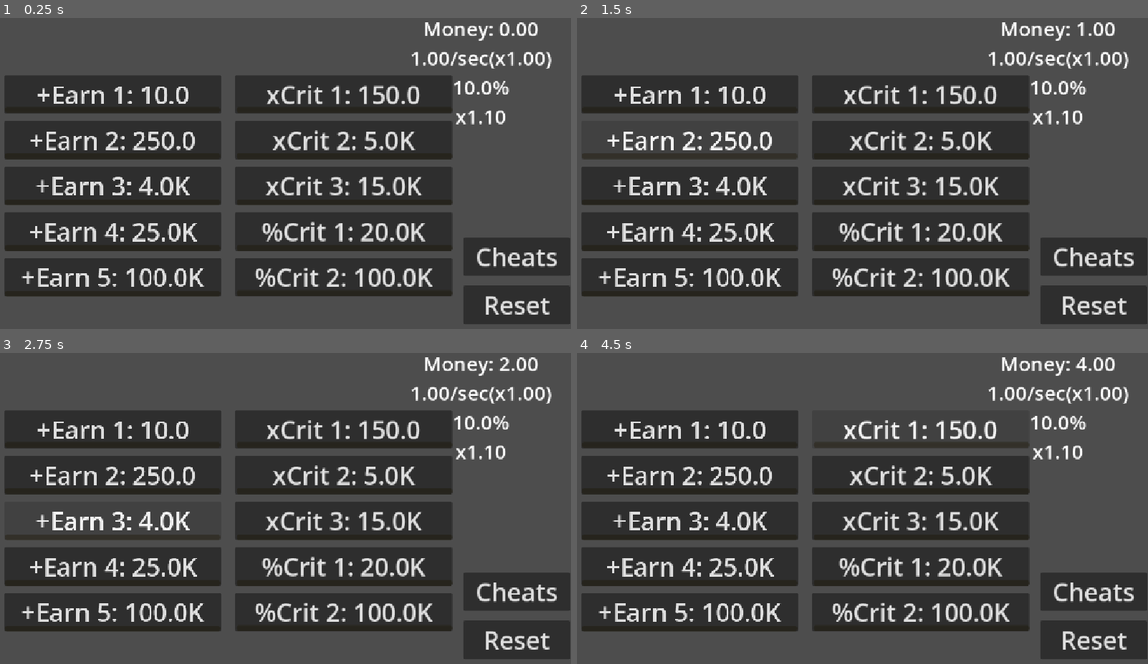
Above: before the commit, frames 1-4 (two rows, left to right).
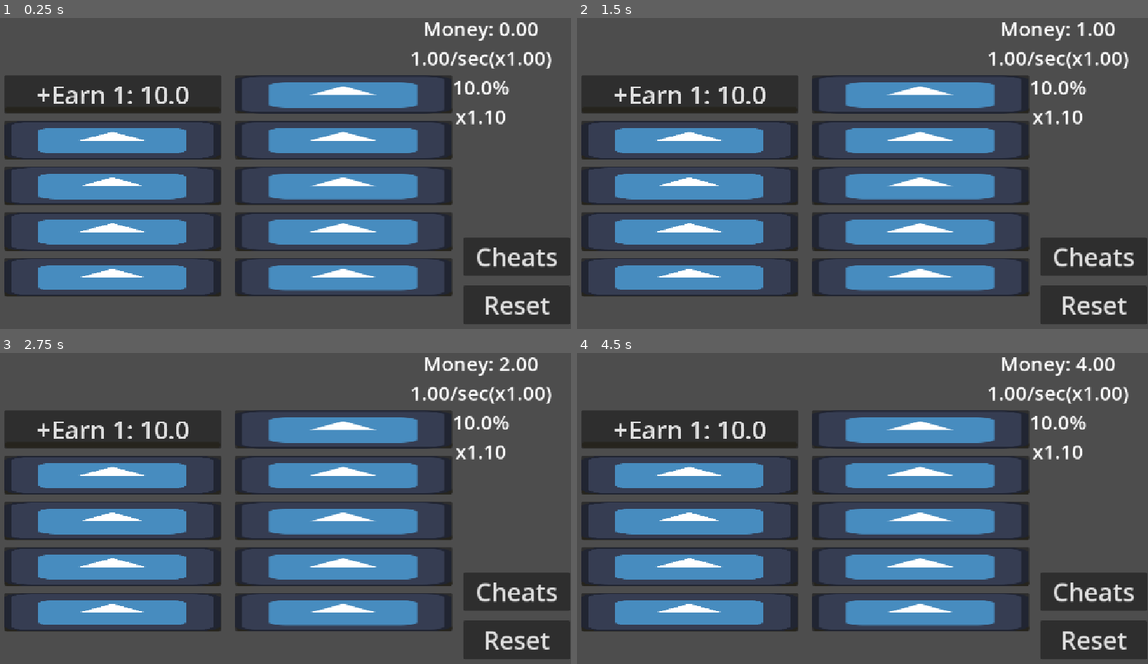
Above: after the commit, the same moments.

Repository: artemagant/Incremental
Game: Godot game, scene res://Scenes/Gameplay/Main Upgrade Screen/main_upgrades_screen.tscn
Same seed, same stepped clock (60 frames per second), same inputs: the game is played once before the commit and once after it. The engine's default icon, where the game draws it, is replaced by a stand-in: a white triangle on a blue panel in a dark square.
Inputs:
- Up to frame 1 (0.25 s): no input
- Up to frame 2 (1.5 s): click "+Earn 1: 10.0" at 0.5 s; click "+Earn 2: 250.0" at 1.25 s
- Up to frame 3 (2.75 s): click "+Earn 3: 4.0K" at 2 s
- Up to frame 4 (4.5 s): click "+Earn 4: 25.0K" at 2.75 s; click "+Earn 5: 100.0K" at 3.5 s; click "xCrit 1: 150.0" at 4.25 s

The runs differ from the first frame. In frame 1, 36% of the frame differs, in the area x 2-78%, y 19-89%; in frame 2, 35%; in frame 3, 35%; in frame 4, 35%.

Commit message:
Add lock on upgrades, if u dont have enouth money

Diff:
--- a/incremental/Data.gd
+++ b/incremental/Data.gd
@@ -1,7 +1,13 @@
 extends Node
+
+const RED = Color(0xFF0000FF)
+const ORANGE = Color(0xFF8000FF)
+const GREEN = Color(0x00FF00FF)
+const WHITE = Color(0xFFFFFFFF)
 
 var game_data := {
 	"balance": 0,
+	"total_balance": 0,
 
 	"+Earn_1": 0,
 	"+Earn_2": 0,
@@ -15,11 +21,7 @@
 
 	"%Crit_1": 0,
 	"%Crit_2": 0,
-
-	"unlocked": unlocked
 }
-
-var unlocked := {}
 
 var duplicate_game_data := game_data.duplicate(true)
 
@@ -64,4 +66,5 @@
 
 func reset_data():
 	game_data = duplicate_game_data
+	duplicate_game_data = game_data.duplicate(true)
 	save_data()
--- a/incremental/Scenes/Gameplay/Main Upgrade Screen/main_upgrades_screen.gd
+++ b/incremental/Scenes/Gameplay/Main Upgrade Screen/main_upgrades_screen.gd
@@ -3,22 +3,24 @@
 
 #!TODO: Lock on upgrades, that costs too much
 #!!TODO: Prestige system
-#?⁰TODO: Prestige upgrades
+#?TODO: Prestige upgrades
 
 func print_game_data(): # Printing important data
+	if not Data.game_data:
+		Data.reset_data()
 	print(JSON.stringify(Data.game_data, "\t", false, true), crit_chance)
 var password
 func cheats_password(pas: String):
 	password = pas
 func cheats(toggled: bool): # Increase earn for debugging
-	if password != "llrrllrr":
+	if password != null:
 		return
 	if toggled:
 		timer_between_earning.wait_time = 0.1
-		earn_mult += 50
+		#earn_mult += 50
 	else:
 		timer_between_earning.wait_time = starting_time_between_earning
-		earn_mult -= 50
+		#earn_mult -= 50
 	update_data()
 	update_counters()
 
@@ -104,12 +106,14 @@
 			upgrade.reset()
 			upgrade.text = "%s %s: %s" %[upgrade.button_label, upgrade.number, money_format(upgrade.cost)]
 	update_data()
-	update_counters()
+	check_for_unlock()
 	timer_between_earning.start()
 func _ready() -> void:
 	#Data.reset_data()
 	print_game_data()
 	Data.load_data()
+	if not Data.game_data["balance"]:
+		Data.game_data["balance"] = 0
 	balance = Data.game_data.balance
 	_setup()
 	update_counters()
@@ -127,6 +131,7 @@
 	setup_earn = setup_upgrades($Wrap/Upgrades_Earn, buy_upgrade, setup_earn)
 	setup_crit = setup_upgrades($Wrap/Upgrades_Crit, buy_upgrade, setup_crit)
 	setup_crit_chance = setup_upgrades($Wrap/Upgrades_Crit_Chance, buy_upgrade, setup_crit_chance)
+	check_for_unlock()
 func setup_upgrades(wrapper: Node, function: Callable, setuped: bool): # Setup upgrades
 	if setuped:
 		for upgrade in wrapper.get_children():
@@ -151,6 +156,8 @@
 func load_upgrade(upgrade: Upgrades_Class) -> void: # Load upgrade from data
 	# Go through every levels and apply the effect of buying
 	var key: = upgrade.get_key(upgrade)
+	if not Data.game_data[key]:
+		Data.game_data[key] = 0
 	for level in Data.game_data[key]:
 		upgrade.apply_buy(self)
 		upgrade.level += 1
@@ -197,12 +204,26 @@
 	update_crit_mult()
 	update_earn_per_second()
 
+func check_for_unlock():
+	if not Data.game_data["total_balance"]:
+		Data.game_data["total_balance"] = 0
+	for wrapper in $Wrap.get_children():
+		for upgrade in wrapper.get_children():
+			upgrade.lock_icon.visible = false if Data.game_data.total_balance>=upgrade.unlock_cost else true
+
 func add_money() -> void: # Add money to balance
+	if not Data.game_data["total_balance"]:
+		Data.game_data["total_balance"] = 0
 	if is_crit(crit_chance): # Check for crit
 		balance += earn_per_second * crit_mult * earn_mult
+		Data.game_data.total_balance += earn_per_second * earn_mult
 		highlight_effect(crit_chance_label, Color(1.0, 0.0, 0.255, 1.0), Color(1.0, 1.0, 1.0, 1.0))
 	else:
 		balance += earn_per_second * earn_mult
+		Data.game_data.total_balance += earn_per_second * earn_mult
+	check_for_unlock()
+	if not Data.game_data["balance"]:
+		Data.game_data["balance"] = 0
 	Data.game_data.balance = balance
 	button_sfx(earn_sound, 0.30, 0.65)
 	update_counters()
@@ -230,6 +251,8 @@
 	return str(num).rstrip("0").rstrip(".")
 
 func upgrades_cost(upgrade: Upgrades_Class) -> void: # Minus money from balance, then buying an upgrade
+	if not Data.game_data["balance"]:
+		Data.game_data["balance"] = 0
 	balance -= upgrade.cost # Minus
 	Data.game_data.balance = balance # Update data
 	upgrade.level += 1 # Add level to the upgrade
@@ -237,6 +260,8 @@
 	upgrade.text = "%s %s: %s" %[upgrade.button_label, upgrade.number, money_format(upgrade.cost)] # Change text
 	upgrade.level_count_slider.value += 1
 	var key: = "%s_%s" %[upgrade.button_label, upgrade.number] # Get key
+	if not Data.game_data[key]:
+		Data.game_data[key] = 0
 	Data.game_data[key] = upgrade.level # Update data
 	update_counters() # Update Counters
 	Data.save_data()
--- a/incremental/Scenes/Gameplay/Main Upgrade Screen/main_upgrades_screen.tscn
+++ b/incremental/Scenes/Gameplay/Main Upgrade Screen/main_upgrades_screen.tscn
@@ -3,6 +3,7 @@
 [ext_resource type="Script" uid="uid://obquawutrjnb" path="res://Scenes/Gameplay/Main Upgrade Screen/main_upgrades_screen.gd" id="1_qiblr"]
 [ext_resource type="PackedScene" uid="uid://c5g5hfs2byfy6" path="res://Scenes/Upgrades Classes/Earn/upgrade_earn_class.tscn" id="2_fgo2i"]
 [ext_resource type="Script" uid="uid://d4n32f1itqr7s" path="res://Scenes/Upgrades Classes/Crit/upgrade_crit_class.gd" id="3_q5fsn"]
+[ext_resource type="Texture2D" uid="uid://ovlww66doff2" path="res://icon.svg" id="3_ye4yg"]
 [ext_resource type="PackedScene" uid="uid://cicgswq2apopp" path="res://Scenes/Upgrades Classes/Crit Chance/upgrade_crit_chance_class.tscn" id="4_tg0j2"]
 [ext_resource type="AudioStream" uid="uid://i0vegtw5wynm" path="res://SFX/Buttons_1Part_Menu.wav" id="5_ekqlg"]
 [ext_resource type="AudioStream" uid="uid://beg6l825wfcyo" path="res://SFX/Buttons_2Part_Menu.wav.wav" id="6_o4eol"]
@@ -25,13 +26,12 @@
 [sub_resource type="LabelSettings" id="LabelSettings_qw60k"]
 font_size = 40
 
-[node name="Main_Upgrades_Screen" type="Node2D" unique_id=1359911912 node_paths=PackedStringArray("money_counter_label", "earn_per_second_label", "crit_chance_label", "crit_mult_label", "earn_mult_label", "click_sound", "clack_sound", "earn_sound", "timer_between_earning")]
+[node name="Main_Upgrades_Screen" type="Node2D" unique_id=1359911912 node_paths=PackedStringArray("money_counter_label", "earn_per_second_label", "crit_chance_label", "crit_mult_label", "click_sound", "clack_sound", "earn_sound", "timer_between_earning")]
 script = ExtResource("1_qiblr")
 money_counter_label = NodePath("Center/Stats/Label_Money_Counter")
 earn_per_second_label = NodePath("Center/Stats/Label_Earn_Per_Second")
 crit_chance_label = NodePath("Center/Stats/Crit_Info_Chance")
 crit_mult_label = NodePath("Center/Stats/Crit_Info_Mult")
-earn_mult_label = NodePath("")
 click_sound = NodePath("SFX/Click")
 clack_sound = NodePath("SFX/Clack")
 earn_sound = NodePath("SFX/Earn")
@@ -54,7 +54,7 @@
 theme_override_constants/separation = 15
 metadata/_edit_use_anchors_ = true
 
-[node name="Button_Upgrade_1" parent="Wrap/Upgrades_Earn" unique_id=1702155469 node_paths=PackedStringArray("level_count_slider") instance=ExtResource("2_fgo2i")]
+[node name="Button_Upgrade_1" parent="Wrap/Upgrades_Earn" unique_id=1702155469 node_paths=PackedStringArray("level_count_slider", "lock_icon") instance=ExtResource("2_fgo2i")]
 texture_filter = 1
 layout_mode = 2
 size_flags_vertical = 3
@@ -66,6 +66,7 @@
 cost_mult = 1.1
 number = 1
 level_count_slider = NodePath("Level_Count")
+lock_icon = NodePath("Lock")
 
 [node name="Level_Count" type="HSlider" parent="Wrap/Upgrades_Earn/Button_Upgrade_1" unique_id=2102781168]
 modulate = Color(1, 0.7647059, 0, 0.60784316)
@@ -85,18 +86,26 @@
 scrollable = false
 ticks_position = 3
 
-[node name="Button_Upgrade_2" parent="Wrap/Upgrades_Earn" unique_id=502105022 node_paths=PackedStringArray("level_count_slider") instance=ExtResource("2_fgo2i")]
+[node name="Lock" type="TextureRect" parent="Wrap/Upgrades_Earn/Button_Upgrade_1" unique_id=1849630000]
+z_index = 1
+layout_mode = 0
+scale = Vector2(3.390625, 0.6015625)
+mouse_filter = 0
+texture = ExtResource("3_ye4yg")
+
+[node name="Button_Upgrade_2" parent="Wrap/Upgrades_Earn" unique_id=502105022 node_paths=PackedStringArray("level_count_slider", "lock_icon") instance=ExtResource("2_fgo2i")]
 texture_filter = 1
 layout_mode = 2
 size_flags_vertical = 3
 theme_override_font_sizes/font_size = 50
 text = "Upgrade_n: 999"
-earn = 15
+earn = 20
 max_level = 65
 cost = 250.0
 cost_mult = 1.1
 number = 2
 level_count_slider = NodePath("Level_Count")
+lock_icon = NodePath("Lock")
 
 [node name="Level_Count" type="HSlider" parent="Wrap/Upgrades_Earn/Button_Upgrade_2" unique_id=1725269208]
 modulate = Color(1, 0.7647059, 0, 0.60784316)
@@ -116,18 +125,26 @@
 scrollable = false
 ticks_position = 3
 
-[node name="Button_Upgrade_3" parent="Wrap/Upgrades_Earn" unique_id=1492891381 node_paths=PackedStringArray("level_count_slider") instance=ExtResource("2_fgo2i")]
+[node name="Lock" type="TextureRect" parent="Wrap/Upgrades_Earn/Button_Upgrade_2" unique_id=1839088486]
+z_index = 1
+layout_mode = 0
+scale = Vector2(3.390625, 0.6015625)
+mouse_filter = 0
+texture = ExtResource("3_ye4yg")
+
+[node name="Button_Upgrade_3" parent="Wrap/Upgrades_Earn" unique_id=1492891381 node_paths=PackedStringArray("level_count_slider", "lock_icon") instance=ExtResource("2_fgo2i")]
 texture_filter = 1
 layout_mode = 2
 size_flags_vertical = 3
 theme_override_font_sizes/font_size = 50
 text = "Upgrade_n: 999"
-earn = 200
+earn = 250
 max_level = 45
 cost = 4000.0
 cost_mult = 1.1
 number = 3
 level_count_slider = NodePath("Level_Count")
+lock_icon = NodePath("Lock")
 
 [node name="Level_Count" type="HSlider" parent="Wrap/Upgrades_Earn/Button_Upgrade_3" unique_id=1245936641]
 modulate = Color(1, 0.7647059, 0, 0.60784316)
@@ -147,18 +164,26 @@
 scrollable = false
 ticks_position = 3
 
-[node name="Button_Upgrade_4" parent="Wrap/Upgrades_Earn" unique_id=976049518 node_paths=PackedStringArray("level_count_slider") instance=ExtResource("2_fgo2i")]
+[node name="Lock" type="TextureRect" parent="Wrap/Upgrades_Earn/Button_Upgrade_3" unique_id=1996387547]
+z_index = 1
+layout_mode = 0
+scale = Vector2(3.390625, 0.6015625)
+mouse_filter = 0
+texture = ExtResource("3_ye4yg")
+
+[node name="Button_Upgrade_4" parent="Wrap/Upgrades_Earn" unique_id=976049518 node_paths=PackedStringArray("level_count_slider", "lock_icon") instance=ExtResource("2_fgo2i")]
 texture_filter = 1
 layout_mode = 2
 size_flags_vertical = 3
 theme_override_font_sizes/font_size = 50
 text = "Upgrade_n: 999"
-earn = 350
+earn = 500
 max_level = 20
 cost = 25000.0
 cost_mult = 1.3
 number = 4
 level_count_slider = NodePath("Level_Count")
+lock_icon = NodePath("Lock")
 
 [node name="Level_Count" type="HSlider" parent="Wrap/Upgrades_Earn/Button_Upgrade_4" unique_id=1319458700]
 modulate = Color(1, 0.7647059, 0, 0.60784316)
@@ -179,18 +204,26 @@
 tick_count = 1
 ticks_position = 3
 
-[node name="Button_Upgrade_5" parent="Wrap/Upgrades_Earn" unique_id=225392917 node_paths=PackedStringArray("level_count_slider") instance=ExtResource("2_fgo2i")]
+[node name="Lock" type="TextureRect" parent="Wrap/Upgrades_Earn/Button_Upgrade_4" unique_id=1202354015]
+z_index = 1
+layout_mode = 0
+scale = Vector2(3.390625, 0.6015625)
+mouse_filter = 0
+texture = ExtResource("3_ye4yg")
+
+[node name="Button_Upgrade_5" parent="Wrap/Upgrades_Earn" unique_id=225392917 node_paths=PackedStringArray("level_count_slider", "lock_icon") instance=ExtResource("2_fgo2i")]
 texture_filter = 1
 layout_mode = 2
 size_flags_vertical = 3
 theme_override_font_sizes/font_size = 50
 text = "Upgrade_n: 999"
-earn = 1000
+earn = 1500
 max_level = 12
 cost = 100000.0
 cost_mult = 1.4
 number = 5
 level_count_slider = NodePath("Level_Count")
+lock_icon = NodePath("Lock")
 
 [node name="Level_Count" type="HSlider" parent="Wrap/Upgrades_Earn/Button_Upgrade_5" unique_id=1983107165]
 modulate = Color(1, 0.7647059, 0, 0.60784316)
@@ -209,6 +242,13 @@
 editable = false
 scrollable = false
 ticks_position = 3
+
+[node name="Lock" type="TextureRect" parent="Wrap/Upgrades_Earn/Button_Upgrade_5" unique_id=1008711750]
+z_index = 1
+layout_mode = 0
+scale = Vector2(3.390625, 0.6015625)
+mouse_filter = 0
+texture = ExtResource("3_ye4yg")
 
 [node name="Upgrades_Crit" type="VBoxContainer" parent="Wrap" unique_id=1686305966]
 offset_left = 477.0
@@ -217,19 +257,19 @@
 offset_bottom = 388.0
 theme_override_constants/separation = 15
 metadata/_edit_group_ = true
-metadata/_edit_use_anchors_ = true
-
-[node name="Button_Crit_Upgrade_1" type="Button" parent="Wrap/Upgrades_Crit" unique_id=1432225044 node_paths=PackedStringArray("level_count_slider")]
+
+[node name="Button_Crit_Upgrade_1" type="Button" parent="Wrap/Upgrades_Crit" unique_id=1432225044 node_paths=PackedStringArray("level_count_slider", "lock_icon")]
 layout_mode = 2
 theme_override_font_sizes/font_size = 50
 text = "xCrit_n: 999"
 script = ExtResource("3_q5fsn")
-crit_mult_plus = 0.05
+crit_mult_plus = 0.1
 max_level = 10
 cost = 150.0
 cost_mult = 2.5
 number = 1
 level_count_slider = NodePath("Level_Count")
+lock_icon = NodePath("Lock1")
 metadata/_custom_type_script = "uid://d4n32f1itqr7s"
 
 [node name="Level_Count" type="HSlider" parent="Wrap/Upgrades_Crit/Button_Crit_Upgrade_1" unique_id=1989134588]
@@ -251,17 +291,25 @@
 scrollable = false
 ticks_position = 3
 
-[node name="Button_Crit_Upgrade_2" type="Button" parent="Wrap/Upgrades_Crit" unique_id=1614711276 node_paths=PackedStringArray("level_count_slider")]
+[node name="Lock1" type="TextureRect" parent="Wrap/Upgrades_Crit/Button_Crit_Upgrade_1" unique_id=1488894974]
+z_index = 1
+layout_mode = 0
+scale = Vector2(3.390625, 0.6015625)
+mouse_filter = 0
+texture = ExtResource("3_ye4yg")
+
+[node name="Button_Crit_Upgrade_2" type="Button" parent="Wrap/Upgrades_Crit" unique_id=1614711276 node_paths=PackedStringArray("level_count_slider", "lock_icon")]
 layout_mode = 2
 theme_override_font_sizes/font_size = 50
 text = "xCrit_n: 999"
 script = ExtResource("3_q5fsn")
-crit_mult_plus = 0.07
+crit_mult_plus = 0.2
 max_level = 8
 cost = 5000.0
 cost_mult = 2.5
 number = 2
 level_count_slider = NodePath("Level_Count")
+lock_icon = NodePath("Lock")
 metadata/_custom_type_script = "uid://d4n32f1itqr7s"
 
 [node name="Level_Count" type="HSlider" parent="Wrap/Upgrades_Crit/Button_Crit_Upgrade_2" unique_id=459421532]
@@ -283,17 +331,25 @@
 scrollable = false
 ticks_position = 3
 
-[node name="Button_Crit_Upgrade_3" type="Button" parent="Wrap/Upgrades_Crit" unique_id=224201033 node_paths=PackedStringArray("level_count_slider")]
+[node name="Lock" type="TextureRect" parent="Wrap/Upgrades_Crit/Button_Crit_Upgrade_2" unique_id=1099187539]
+z_index = 1
+layout_mode = 0
+scale = Vector2(3.390625, 0.6015625)
+mouse_filter = 0
+texture = ExtResource("3_ye4yg")
+
+[node name="Button_Crit_Upgrade_3" type="Button" parent="Wrap/Upgrades_Crit" unique_id=224201033 node_paths=PackedStringArray("level_count_slider", "lock_icon")]
 layout_mode = 2
 theme_override_font_sizes/font_size = 50
 text = "xCrit_n: 999"
 script = ExtResource("3_q5fsn")
-crit_mult_plus = 0.1
+crit_mult_plus = 0.3
 max_level = 7
 cost = 15000.0
 cost_mult = 2.5
 number = 3
 level_count_slider = NodePath("Level_Count")
+lock_icon = NodePath("Lock")
 metadata/_custom_type_script = "uid://d4n32f1itqr7s"
 
 [node name="Level_Count" type="HSlider" parent="Wrap/Upgrades_Crit/Button_Crit_Upgrade_3" unique_id=1473342371]
@@ -314,6 +370,13 @@
 editable = false
 scrollable = false
 ticks_position = 3
+
+[node name="Lock" type="TextureRect" parent="Wrap/Upgrades_Crit/Button_Crit_Upgrade_3" unique_id=1265338141]
+z_index = 1
+layout_mode = 0
+scale = Vector2(3.390625, 0.6015625)
+mouse_filter = 0
+texture = ExtResource("3_ye4yg")
 
 [node name="Upgrades_Crit_Chance" type="VBoxContainer" parent="Wrap" unique_id=73283268]
 offset_left = 477.0
@@ -322,7 +385,7 @@
 offset_bottom = 480.0
 theme_override_constants/separation = 15
 
-[node name="UpgradeCritClass" parent="Wrap/Upgrades_Crit_Chance" unique_id=731876263 node_paths=PackedStringArray("level_count_slider") instance=ExtResource("4_tg0j2")]
+[node name="UpgradeCritClass" parent="Wrap/Upgrades_Crit_Chance" unique_id=731876263 node_paths=PackedStringArray("level_count_slider", "lock_icon") instance=ExtResource("4_tg0j2")]
 layout_mode = 2
 theme_override_font_sizes/font_size = 50
 text = "%Crit_n: 999"
@@ -332,6 +395,7 @@
 cost_mult = 3.2
 number = 1
 level_count_slider = NodePath("Level_Count")
+lock_icon = NodePath("Lock")
 
 [node name="Level_Count" type="HSlider" parent="Wrap/Upgrades_Crit_Chance/UpgradeCritClass" unique_id=1465989322]
 modulate = Color(1, 0.7647059, 0, 0.60784316)
@@ -352,7 +416,14 @@
 scrollable = false
 ticks_position = 3
 
-[node name="UpgradeCritClass2" parent="Wrap/Upgrades_Crit_Chance" unique_id=334210569 node_paths=PackedStringArray("level_count_slider") instance=ExtResource("4_tg0j2")]
+[node name="Lock" type="TextureRect" parent="Wrap/Upgrades_Crit_Chance/UpgradeCritClass" unique_id=2144596755]
+z_index = 1
+layout_mode = 0
+scale = Vector2(3.390625, 0.6015625)
+mouse_filter = 0
+texture = ExtResource("3_ye4yg")
+
+[node name="UpgradeCritClass2" parent="Wrap/Upgrades_Crit_Chance" unique_id=334210569 node_paths=PackedStringArray("level_count_slider", "lock_icon") instance=ExtResource("4_tg0j2")]
 layout_mode = 2
 theme_override_font_sizes/font_size = 50
 text = "%Crit_n: 999"
@@ -362,6 +433,7 @@
 cost_mult = 3.5
 number = 2
 level_count_slider = NodePath("Level_Count")
+lock_icon = NodePath("Lock")
 
 [node name="Level_Count" type="HSlider" parent="Wrap/Upgrades_Crit_Chance/UpgradeCritClass2" unique_id=765708231]
 modulate = Color(1, 0.7647059, 0, 0.60784316)
@@ -381,6 +453,13 @@
 editable = false
 scrollable = false
 ticks_position = 3
+
+[node name="Lock" type="TextureRect" parent="Wrap/Upgrades_Crit_Chance/UpgradeCritClass2" unique_id=1529426618]
+z_index = 1
+layout_mode = 0
+scale = Vector2(3.390625, 0.6015625)
+mouse_filter = 0
+texture = ExtResource("3_ye4yg")
 
 [node name="Center" type="CenterContainer" parent="." unique_id=285881033]
 offset_left = 784.0
--- a/incremental/Scenes/Upgrades Classes/Crit Chance/upgrade_crit_chance_class.gd
+++ b/incremental/Scenes/Upgrades Classes/Crit Chance/upgrade_crit_chance_class.gd
@@ -8,13 +8,13 @@
 
 func apply_buy(main: Main):
 	total_chance_plus += chance_plus
-	main.highlight_effect(main.crit_chance_label, Color(0.0, 1.0, 0.0, 1.0), Color(1.0, 1.0, 1.0, 1.0))
+	main.highlight_effect(main.crit_chance_label, Data.GREEN, Data.WHITE)
 
 func new_max_level(main: Main):
 	main.starting_crit_mult *= 1.05
 	main.earn_mult *= 1.05
-	main.highlight_effect(main.earn_per_second_label, Color(0.0, 1.0, 0.0, 1.0), Color(1.0, 1.0, 1.0, 1.0))
-	main.highlight_effect(main.crit_mult_label, Color(0.0, 1.0, 0.0, 1.0), Color(1.0, 1.0, 1.0, 1.0))
+	main.highlight_effect(main.earn_per_second_label, Data.ORANGE, Data.WHITE)
+	main.highlight_effect(main.crit_mult_label, Data.ORANGE, Data.WHITE)
 
 func reset():
 	total_chance_plus = 0
--- a/incremental/Scenes/Upgrades Classes/Crit/upgrade_crit_class.gd
+++ b/incremental/Scenes/Upgrades Classes/Crit/upgrade_crit_class.gd
@@ -7,13 +7,13 @@
 
 func apply_buy(main: Main):
 	total_crit_mult_plus += crit_mult_plus
-	main.highlight_effect(main.crit_mult_label, Color(0.0, 1.0, 0.0, 1.0), Color(1.0, 1.0, 1.0, 1.0))
+	main.highlight_effect(main.crit_mult_label, Data.GREEN, Data.WHITE)
 
 func new_max_level(main: Main):
 	main.starting_crit_chance += 0.005
 	main.earn_mult *= 1.05
-	main.highlight_effect(main.earn_per_second_label, Color(0.0, 1.0, 0.0, 1.0), Color(1.0, 1.0, 1.0, 1.0))
-	main.highlight_effect(main.crit_chance_label, Color(0.0, 1.0, 0.0, 1.0), Color(1.0, 1.0, 1.0, 1.0))
+	main.highlight_effect(main.earn_per_second_label, Data.ORANGE, Data.WHITE)
+	main.highlight_effect(main.crit_chance_label, Data.ORANGE, Data.WHITE)
 
 func reset():
 	total_crit_mult_plus = 0
--- a/incremental/Scenes/Upgrades Classes/Earn/upgrade_earn_class.gd
+++ b/incremental/Scenes/Upgrades Classes/Earn/upgrade_earn_class.gd
@@ -5,15 +5,19 @@
 var button_label: = "+Earn"
 var total_earn: = 0
 
+func _ready() -> void:
+	if number == 1:
+		unlock_cost = 0
+
 func apply_buy(main: Main):
 	total_earn += earn
-	main.highlight_effect(main.earn_per_second_label, Color(0.0, 1.0, 0.0, 1.0), Color(1.0, 1.0, 1.0, 1.0))
+	main.highlight_effect(main.earn_per_second_label, Data.GREEN, Data.WHITE)
 
 func new_max_level(main: Main):
 	main.starting_crit_chance += 0.005
 	main.starting_crit_mult *= 1.05
-	main.highlight_effect(main.crit_mult_label, Color(0.0, 1.0, 0.0, 1.0), Color(1.0, 1.0, 1.0, 1.0))
-	main.highlight_effect(main.crit_chance_label, Color(0.0, 1.0, 0.0, 1.0), Color(1.0, 1.0, 1.0, 1.0))
+	main.highlight_effect(main.crit_mult_label, Data.ORANGE, Data.WHITE)
+	main.highlight_effect(main.crit_chance_label, Data.ORANGE, Data.WHITE)
 
 func reset():
 	total_earn = 0
--- a/incremental/Scenes/Upgrades Classes/upgrades_class.gd
+++ b/incremental/Scenes/Upgrades Classes/upgrades_class.gd
@@ -4,13 +4,13 @@
 @export var max_level: = 0
 var is_max_level: = false
 @export var cost: float = 0
+@onready var unlock_cost: = cost*1.2
 @export var cost_mult: float = 0
 @export var number: = 0
 @export var level_count_slider: HSlider
+@export var lock_icon: TextureRect
 var level: = 0
-var default_cost: float
-func _ready() -> void:
-	default_cost = cost
+@onready var default_cost: = cost
 
 func get_key(upgrade: Upgrades_Class) -> String:
 	return "%s_%s" %[upgrade.button_label, number]
